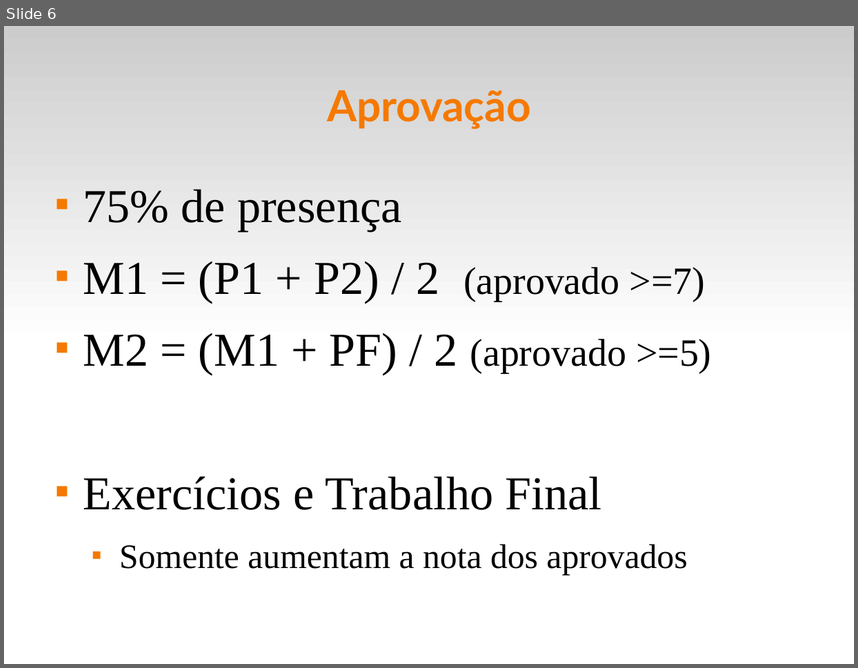
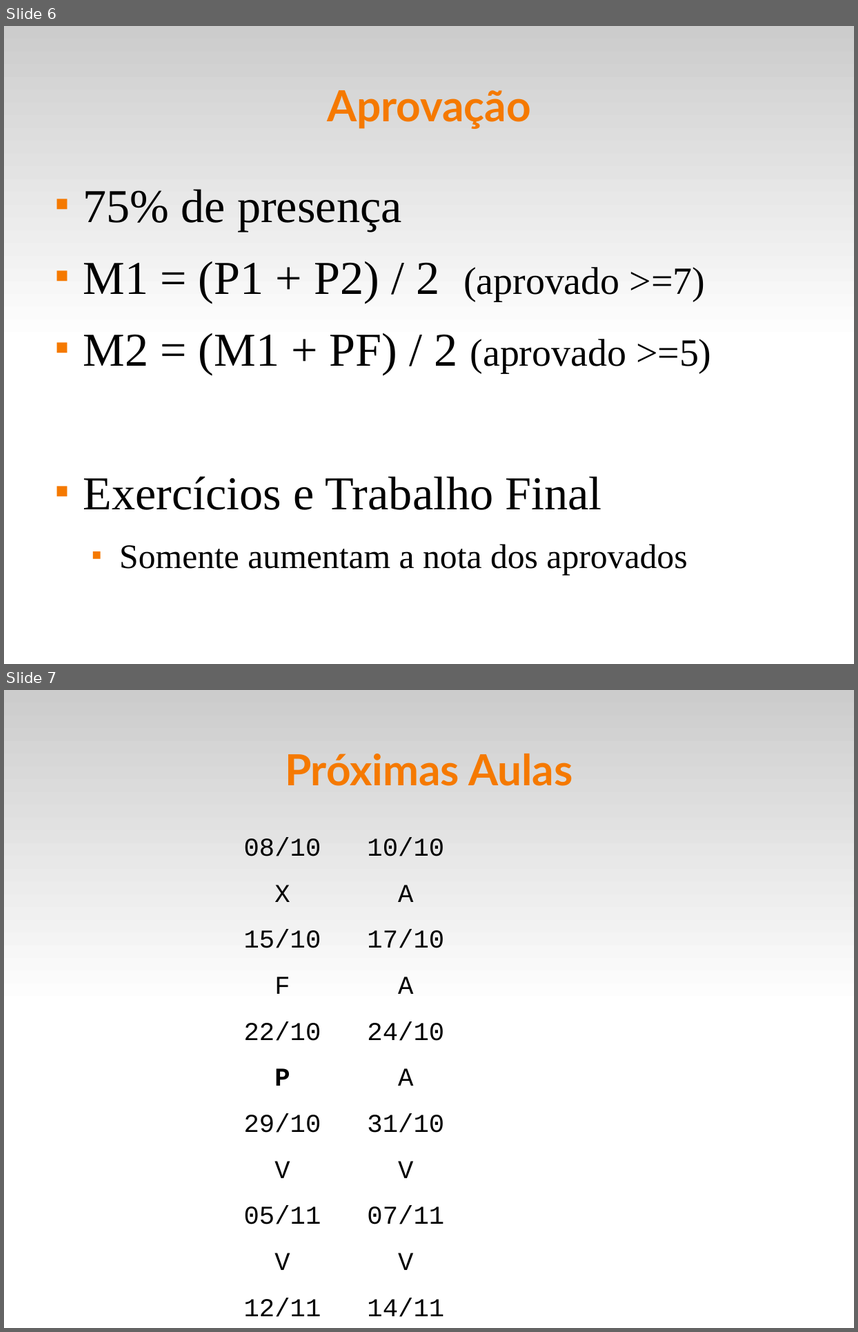
Before and after one commit to fsantanna-uerj/LP1, a slide deck: Slides/lp1-00-intro.odp. Shown one above the other, each under a label of ours: slide 6 before the commit, slides 6 and 7 after it. The pictures are 858x668 and 858x1332 pixels, drawn with LibreOffice and Linux fonts; fonts in the diff are those of the drawing. Boxes give left, top, right and bottom in pixels: in the first picture for what was removed or moved away, otherwise in the second. Text is boxed around its words. In the diff, an @@ line names an element or a change of style, - is before the commit and + after.

```diff
--- a/Slides/lp1-00-intro.odp
+++ b/Slides/lp1-00-intro.odp
@@ slide 7 added at (x1=4, y1=690, x2=854, y2=1328), background #FFFFFF; not listed: 1 template element that a slide beside it also shows @@
@@ title added at (x1=285, y1=753, x2=573, y2=786), 40 pt, text #F57900, bold @@
+Próximas Aulas
@@ text added at (x1=244, y1=837, x2=444, y2=1317), 24 pt, text #000000 @@
+08/10 10/10
+X A
+15/10 17/10
+F A
+22/10 24/10
+P A
+29/10 31/10
+V V
+05/11 07/11
+V V
+12/11 14/11
+A A
```
Also in this commit, not shown: 2 slides changed, 1 other file.
